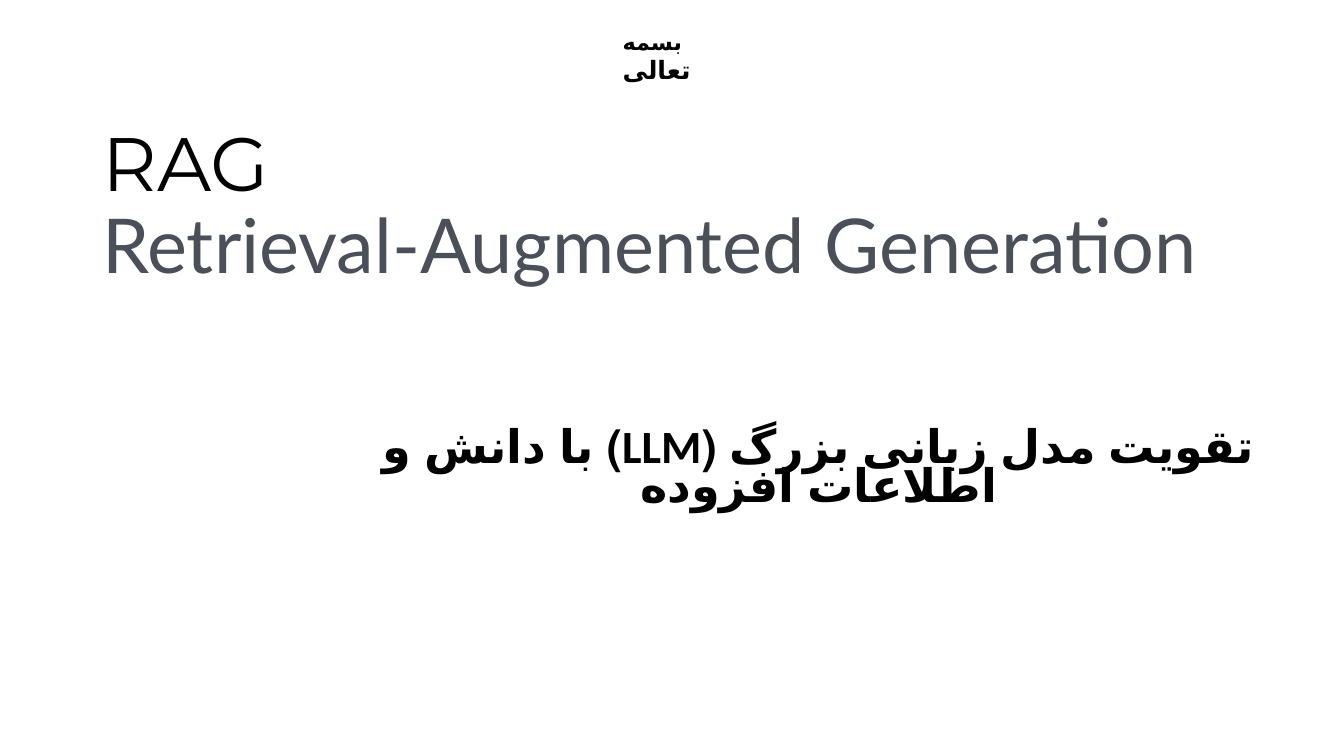
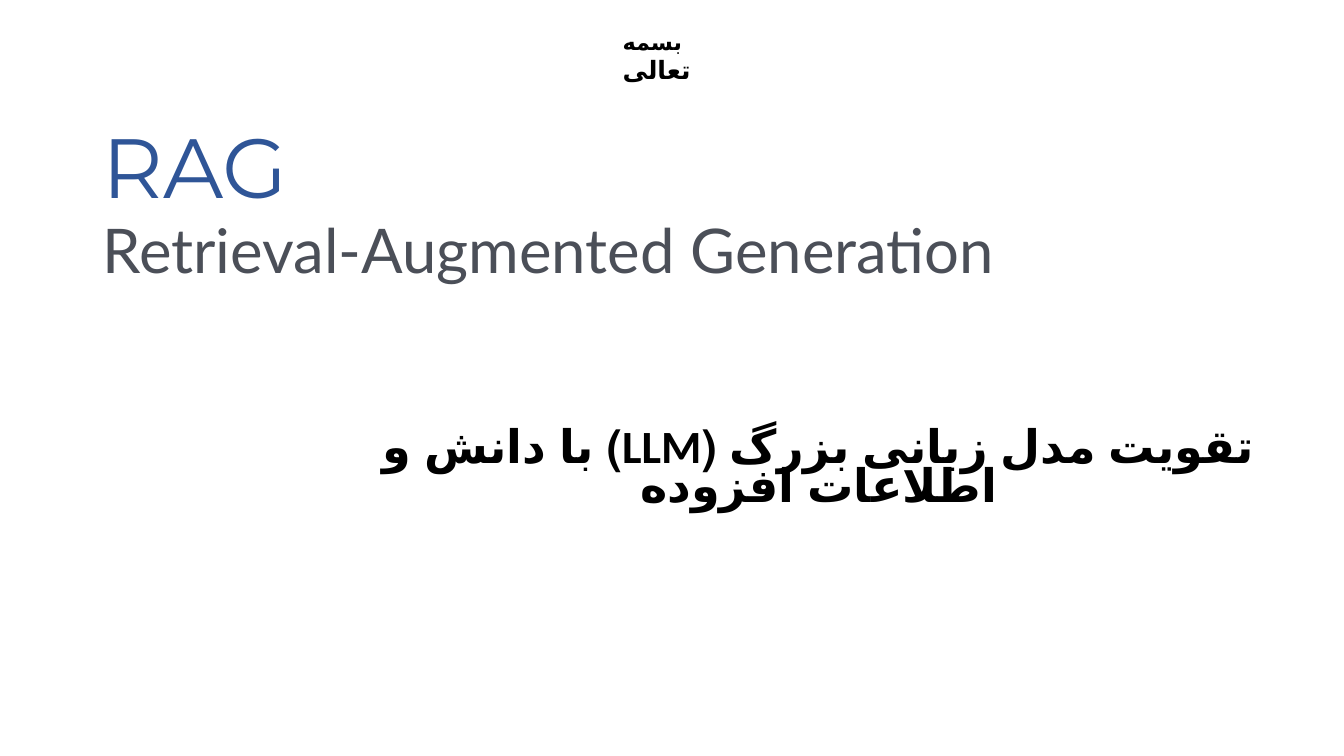
Before and after one commit to FarshadAmiri/DataGPT, a slide deck: slide 3 of RAG.pptx. Drawn at 1344x756 pixels with LibreOffice and Linux fonts; fonts in the diff are those of the drawing. Boxes give left, top, right and bottom in pixels: in the first picture for what was removed or moved away, otherwise in the second. Text is boxed around its words. In the diff, an @@ line names an element or a change of style, - is before the commit and + after.

```diff
--- a/RAG.pptx
+++ b/RAG.pptx
@@ title at bbox=[102, 138, 287, 199]: text changed; size 54 to 60 pt; font Lato to Montserrat; text colour #4B4F58 to #2F5597 @@
-RAG
-Retrieval-Augmented Generation
+RAG
@@ text added at bbox=[102, 227, 995, 284], 44 pt, text #4B4F58 @@
+Retrieval-Augmented Generation
```
Also in this commit, not shown: 4 other slides changed.
